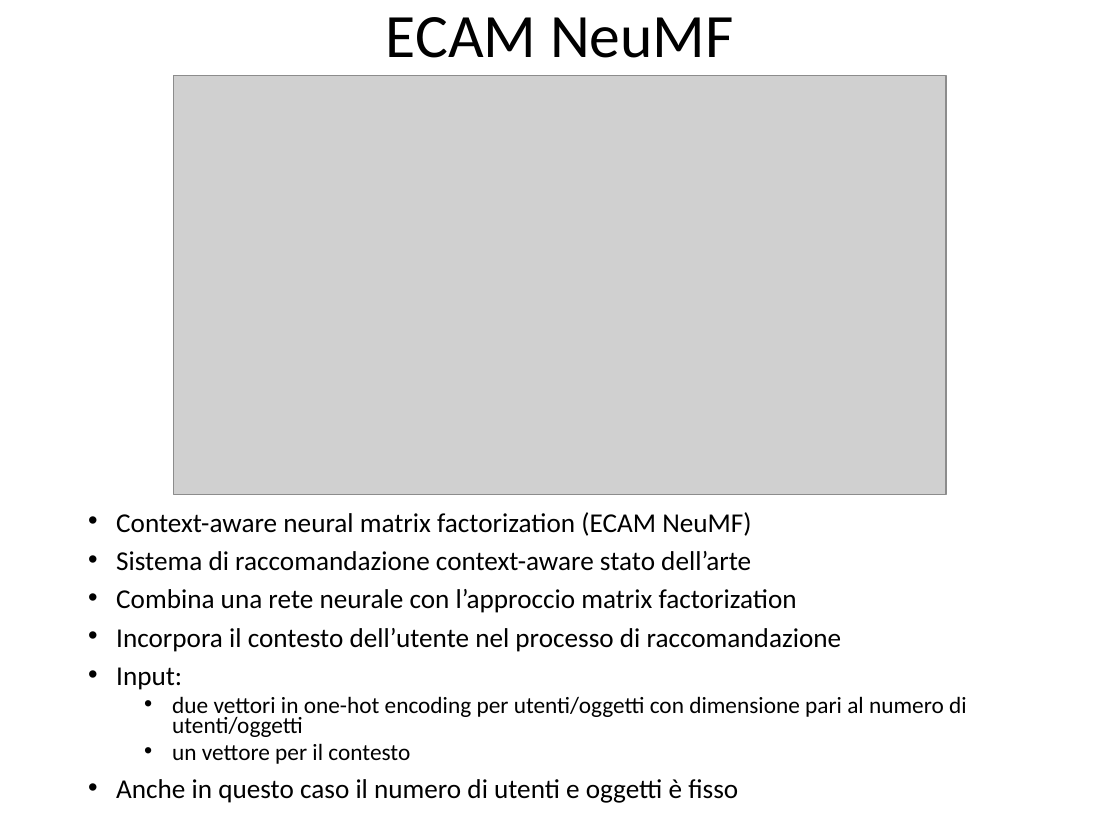
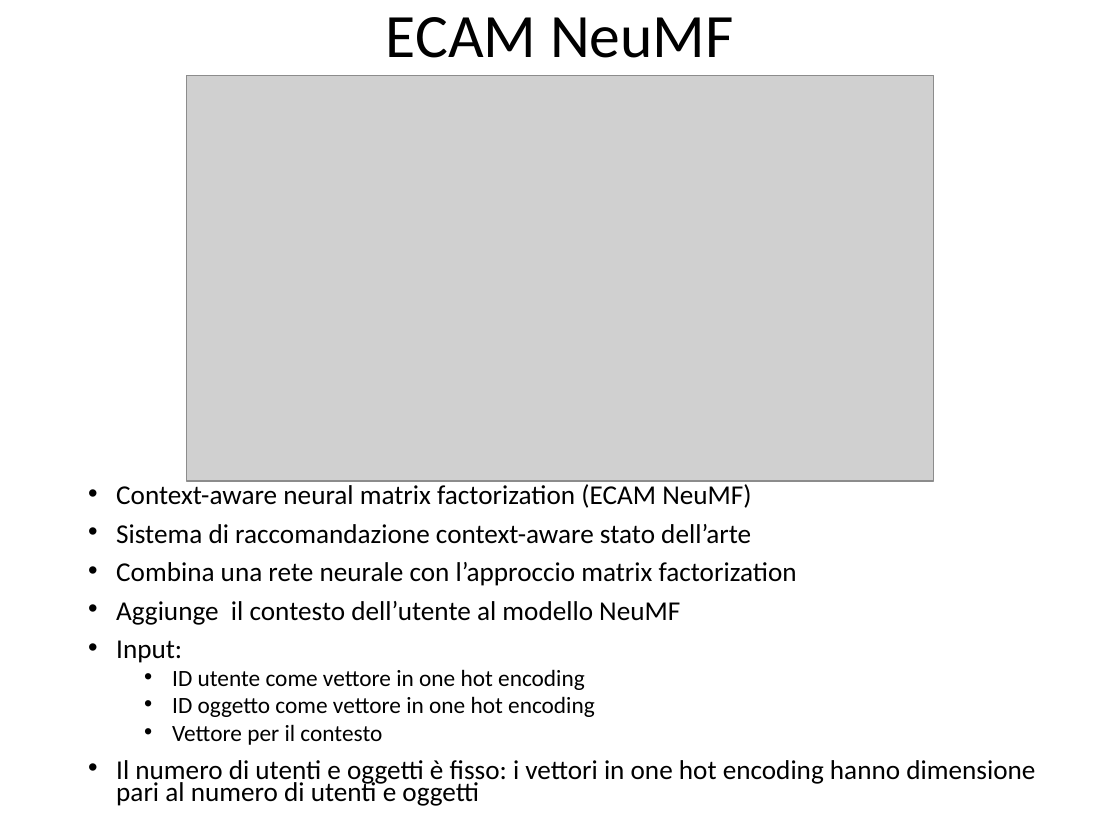
Before and after one commit to CriptHunter/tesi, a slide deck: slide 5 of presentazione/presentazione.pptx. Drawn at 1120x840 pixels with LibreOffice and Linux fonts; fonts in the diff are those of the drawing; grey boxes stand for pictures. Boxes give left, top, right and bottom in pixels: in the first picture for what was removed or moved away, otherwise in the second. Text is boxed around its words. In the diff, an @@ line names an element or a change of style, - is before the commit and + after.

```diff
--- a/presentazione/presentazione.pptx
+++ b/presentazione/presentazione.pptx
@@ picture: place and size @@
-picture at <box>174,75,946,494</box>
+picture at <box>186,75,934,480</box>
@@ text "Context-aware neural matrix factorization (ECAM ...": place and size @@
-text "Context-aware neural matrix factorization (ECAM ..." at <box>116,512,967,803</box>
+text "Context-aware neural matrix factorization (ECAM ..." at <box>116,484,1035,806</box>
@@ text at <box>116,601,680,625</box>: text changed @@
-• Incorpora il contesto dell’utente nel processo di raccomandazione
+• Aggiunge il contesto dell’utente al modello NeuMF
@@ text at <box>116,669,1035,806</box>: text changed; size 15 to 17.5 pt @@
-  • due vettori in one-hot encoding per utenti/oggetti con dimensione pari al numero di utenti/oggetti
-  • un vettore per il contesto
-• Anche in questo caso il numero di utenti e oggetti è fisso
+  • ID utente come vettore in one hot encoding
+  • ID oggetto come vettore in one hot encoding
+  • Vettore per il contesto
+• Il numero di utenti e oggetti è fisso: i vettori in one hot encoding hanno dimensione pari al numero di utenti e oggetti
```
Also in this commit, not shown: 8 other slides changed, 1 slide added.
